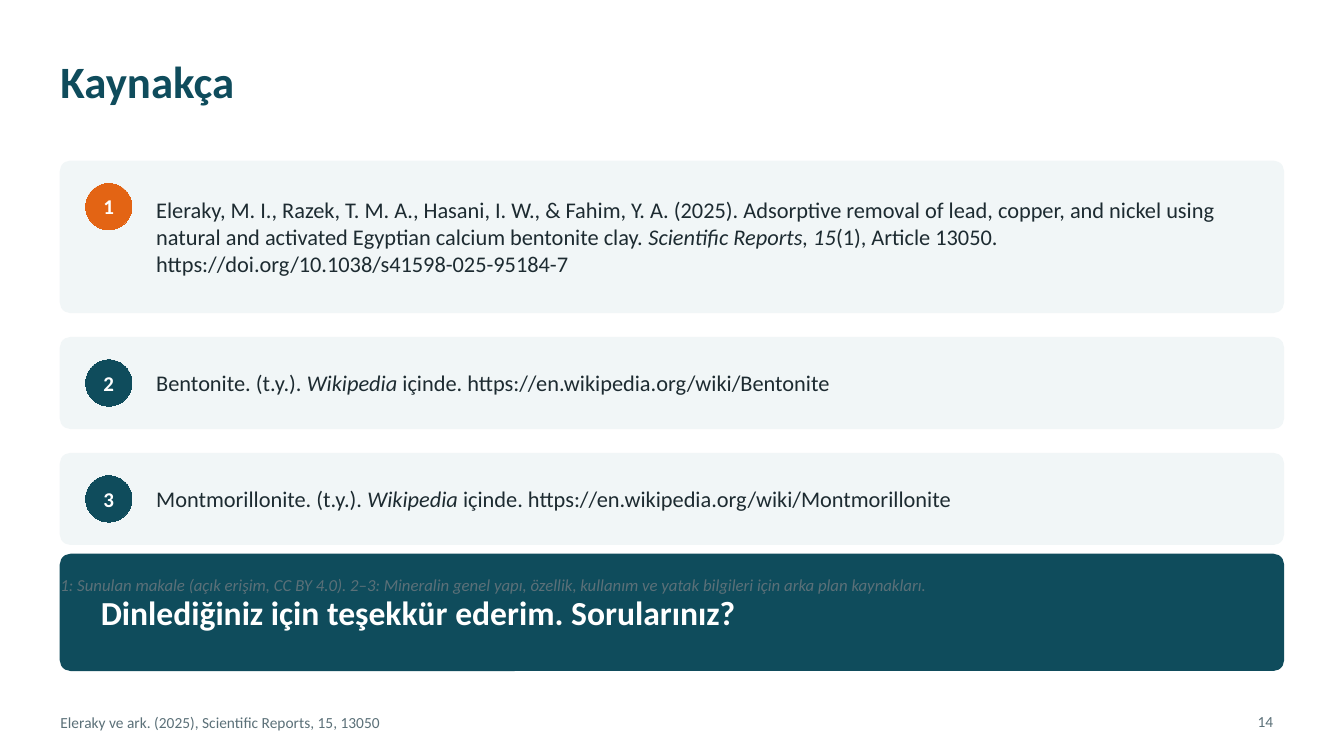
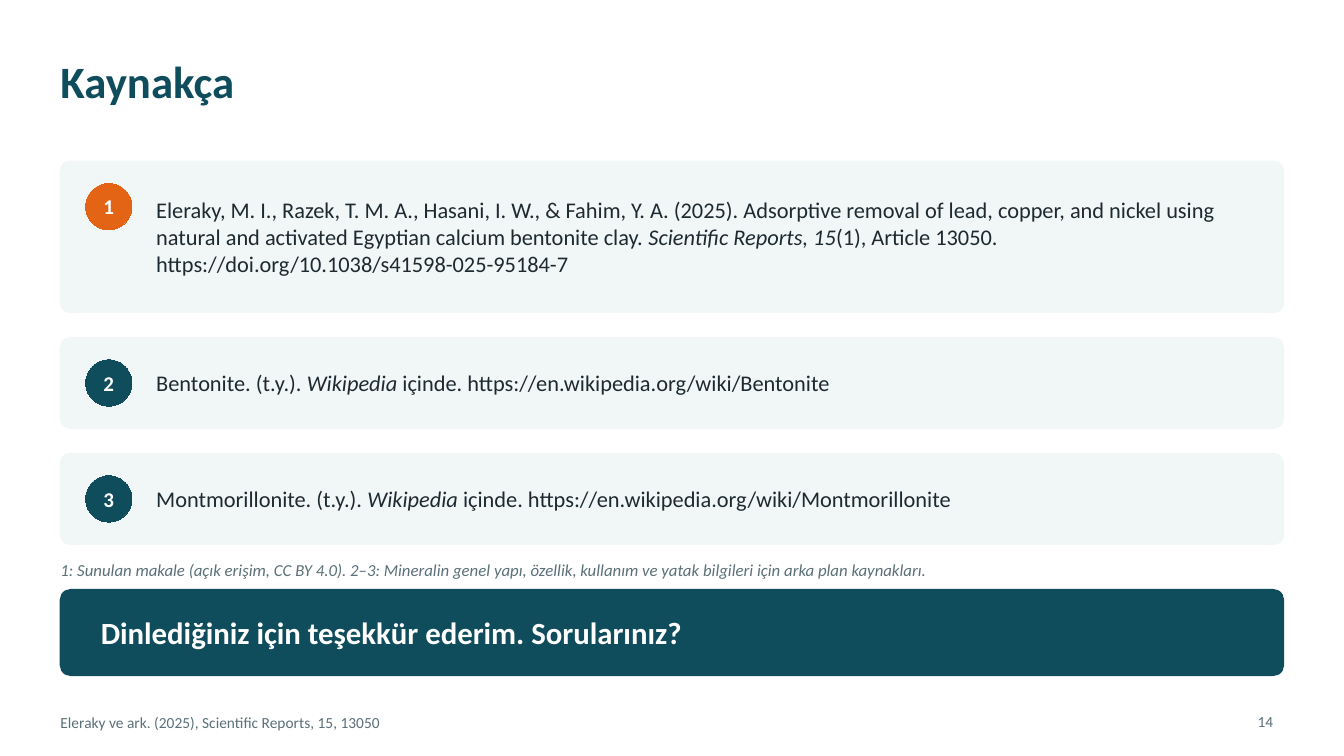
Before and after one commit to dteimerl-hue/varolus-denklemi, a slide deck: slide 14 of sunumlar/IsimSoyisim_Numara_DersAdi_Bentonit.pptx. Drawn at 1344x756 pixels with LibreOffice and Linux fonts; fonts in the diff are those of the drawing. Boxes give left, top, right and bottom in pixels: in the first picture for what was removed or moved away, otherwise in the second. Text is boxed around its words. In the diff, an @@ line names an element or a change of style, - is before the commit and + after.

```diff
--- a/sunumlar/IsimSoyisim_Numara_DersAdi_Bentonit.pptx
+++ b/sunumlar/IsimSoyisim_Numara_DersAdi_Bentonit.pptx
@@ text "1: Sunulan makale (açık erişim, ...": place and size @@
-text "1: Sunulan makale (açık erişim, ..." at <box>60,579,926,594</box>
+text "1: Sunulan makale (açık erişim, ..." at <box>60,564,926,579</box>
@@ rounded rectangle: place and size @@
-rounded rectangle at <box>60,555,1284,670</box>
+rounded rectangle at <box>60,590,1284,676</box>
@@ rounded rectangle at <box>60,590,1284,676</box>: proportions changed @@
@@ text "Dinlediğiniz için teşekkür ederim. Sorularınız?": place and size @@
-text "Dinlediğiniz için teşekkür ederim. Sorularınız?" at <box>101,601,735,631</box>
+text "Dinlediğiniz için teşekkür ederim. Sorularınız?" at <box>101,622,681,650</box>
@@ text "Dinlediğiniz için teşekkür ederim. Sorularınız?" at <box>101,622,681,650</box>: size 24 to 22 pt @@
```
Also in this commit, not shown: 1 other slide changed, 13 other files.
